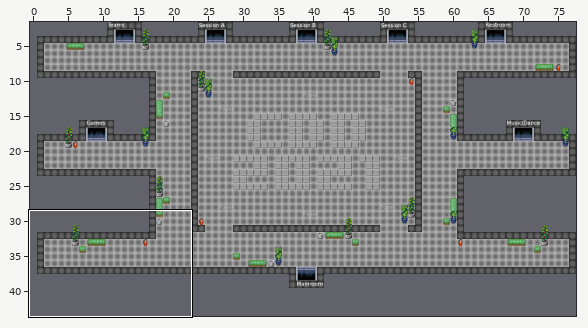
Tiled map (JSON) -- maps/foyer.json. The first picture is a wide view before the edit; the outline marks the close-up.
Close-up. Before:
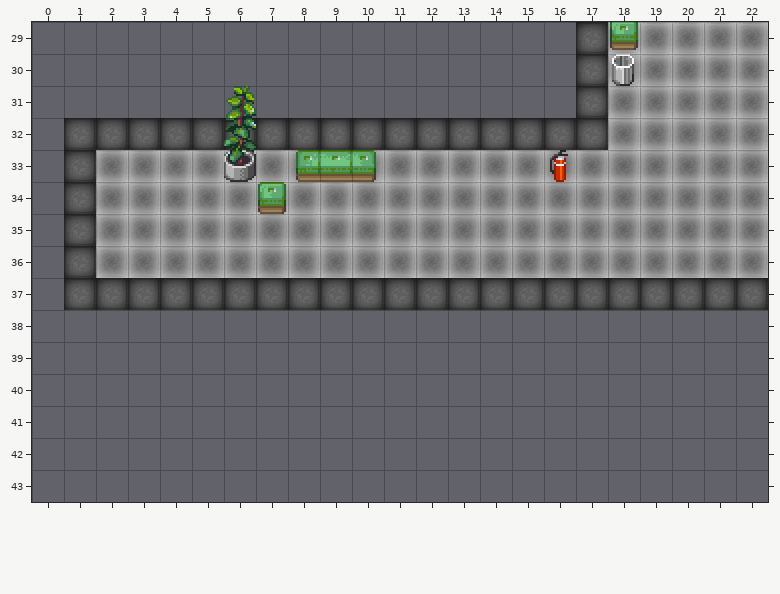
Cells are 32x32 px. Shown: x 0..22, y 29..43. The commit also changed other parts of the map, which this record leaves out.
After:
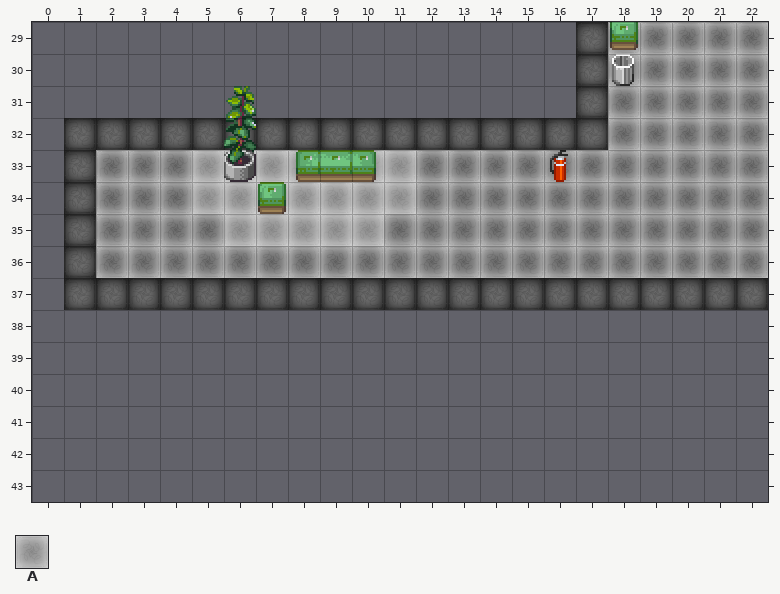
Key: from "floortileset": A 52.
_ is an empty cell, . an unchanged one.
Tiles of an added or newly shown layer are drawn over the layers below it.
See-through tiles are keyed as they look on the map.
From old to new:
--- layer "jitsi_1" (added)
@@ x 5..11 @@
-33 ____.__
-34 _______
-35 ._____.
+33 AAAA.AA
+34 AAAAAAA
+35 .AAAAA.
Changed places in both close-ups, as pixel boxes (x1, y1, x2, y2):
added: (192, 150, 416, 246)
